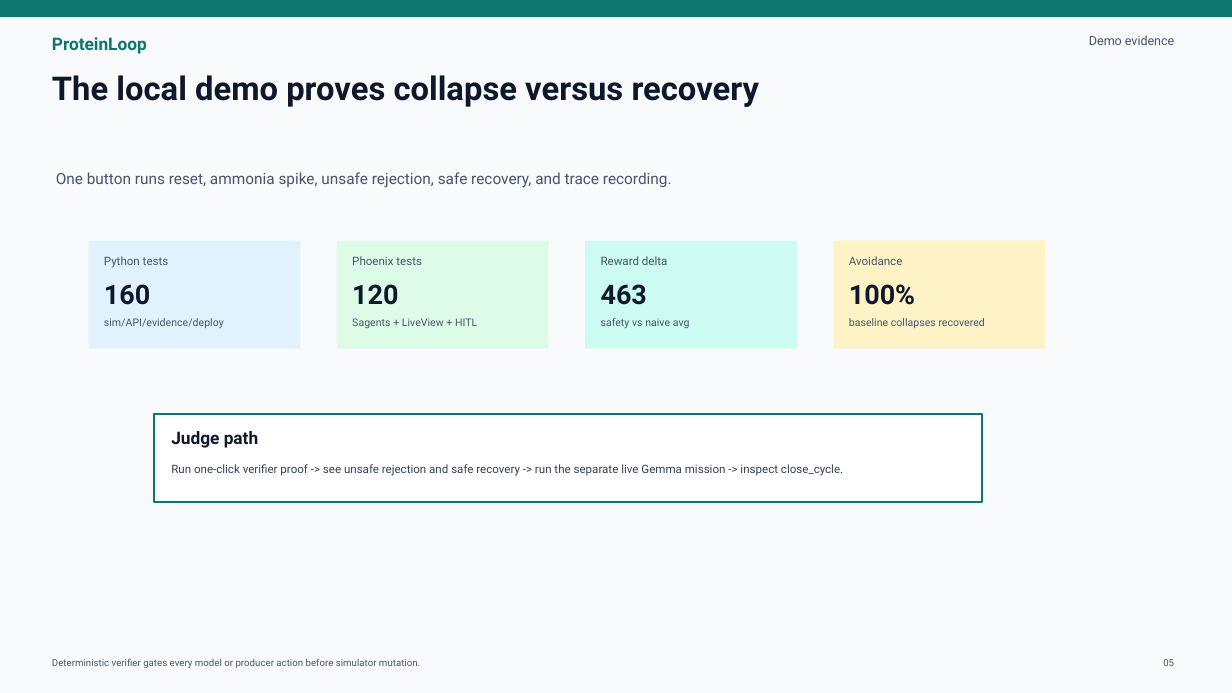
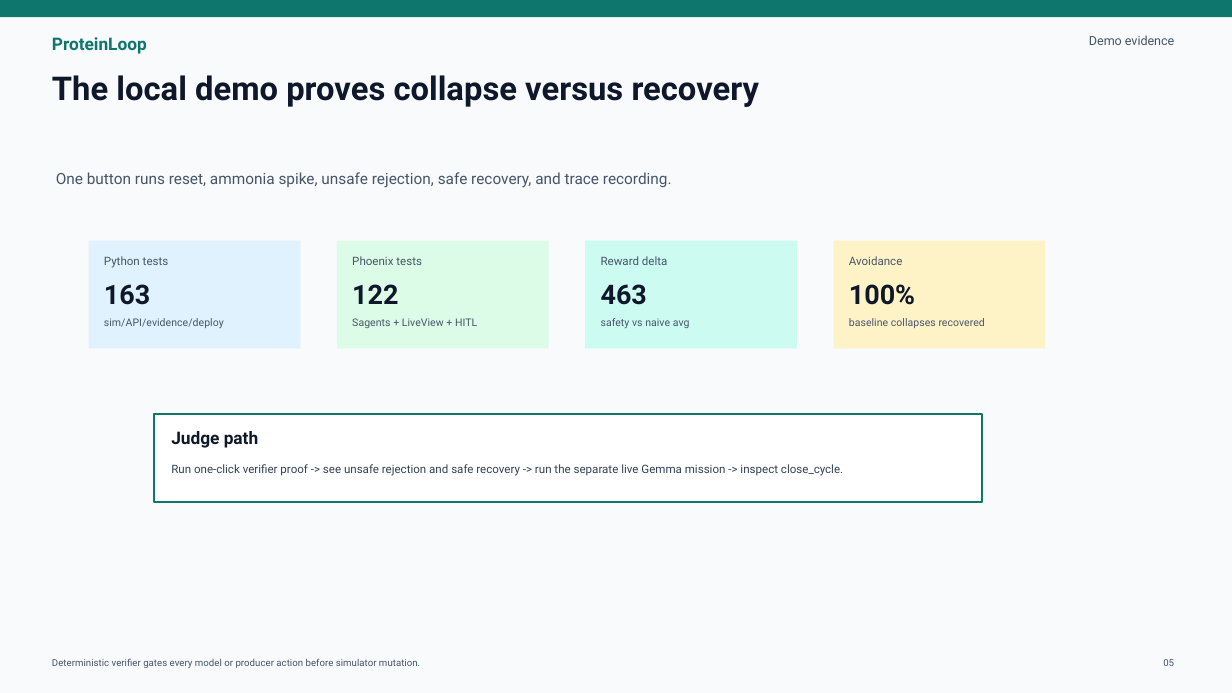
Before and after one commit to Anarpego/ProteinLoop, a slide deck: slide 5 of submission/proteinloop-hackathon-deck.pptx. Drawn at 1232x693 pixels with LibreOffice and Linux fonts; fonts in the diff are those of the drawing. Boxes give left, top, right and bottom in pixels: in the first picture for what was removed or moved away, otherwise in the second. Text is boxed around its words. In the diff, an @@ line names an element or a change of style, - is before the commit and + after.

```diff
--- a/submission/proteinloop-hackathon-deck.pptx
+++ b/submission/proteinloop-hackathon-deck.pptx
@@ text at [104, 284, 150, 305]: text changed @@
-160
+163
@@ text at [352, 284, 398, 304]: text changed @@
-120
+122
```
Also in this commit, not shown: 3 other slides changed, 23 other files.
